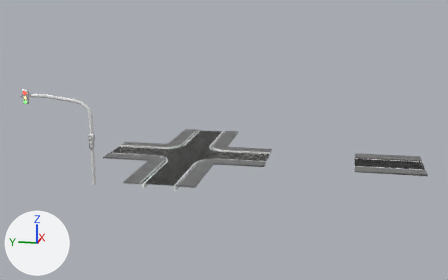
Before and after pictures for a commit that changed the Blender file Diseños Blender/calle con intersección.blend.
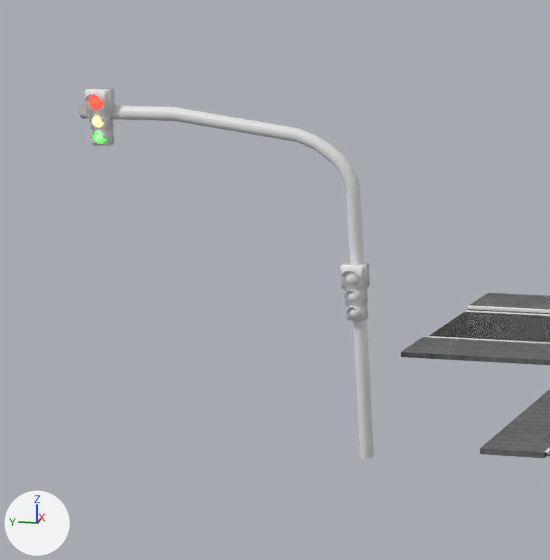
Each version is shown whole from a camera (50 mm lens) standing at (-34.79, -9.06, 9.64) and looking at (0.2, -2.06, 0.89), then close up on the part from 0% to 32% of the width and 24% to 75% of the height. The lights are fixed; the arrows at lower left show +X, +Y and +Z.
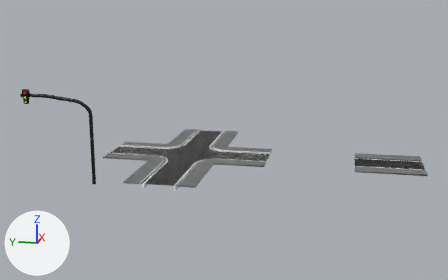
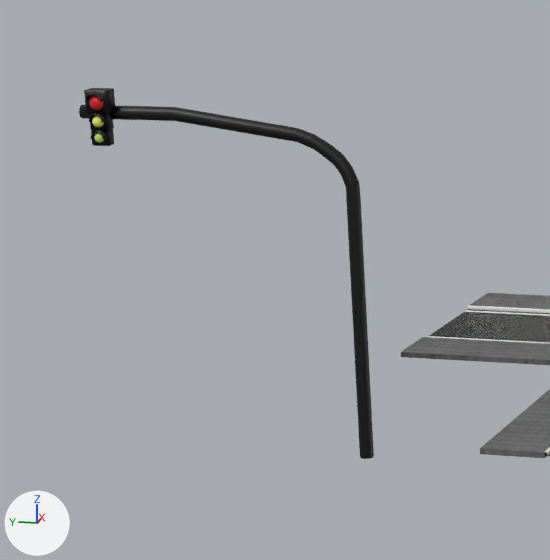
Where the newer file only moved an object's origin or applied its transform, the numbers keep the older frame.

The change, as a diff of the scene's bpy script:
```diff
--- a/Diseños Blender/calle con intersección.blend.py
+++ b/Diseños Blender/calle con intersección.blend.py
@@ me_cylinder @@
 me_cylinder.from_pydata(...)  # 8128 vertices, 8066 faces; spans x -1.0..1.0, y -1.0..41.2, z -1.0..1.6
 # used by ob_cylinder; location = (0.0, 6.16, -0.17); scale = (0.109, 0.109, 2.11)
+# me_cylinder part 1: texture (UV) coordinates of 8066 of 8066 faces, centred in x -1.0..1.0, y -1.0..41.2, z -1.0..1.6, changed; they spanned u 0.0..1.0, v 0.01..1.0 and now span u 0.42..0.42, v 0.28..0.28
+me_cylinder.materials.append(mat_paleta_de_colores)  # picture img_paleta_de_colores_jpg
@@ me_cube @@
 me_cube.from_pydata(...)  # 279 vertices, 298 faces; spans x -1.68..1.0, y -1.0..1.0, z -3.81..1.0
 # used by ob_cube; location = (-0.11, 10.29, 3.38); scale = (0.129, 0.184, 0.184)
+# me_cube part 2: texture (UV) coordinates of 298 of 298 faces, centred in x -1.68..1.0, y -1.0..1.0, z -3.81..1.0, changed; they spanned u 0.0..0.88, v 0.0..1.0 and now span u 0.39..0.39, v 0.3..0.3
+me_cube.materials.append(mat_paleta_de_colores)  # picture img_paleta_de_colores_jpg
@@ me_sphere @@
 me_sphere.from_pydata(...)  # 482 vertices, 512 faces; spans x -1.0..1.0, y -1.0..1.0, z -1.0..1.0
 # used by ob_sphere; location = (-0.23, 10.29, 3.37); scale = (0.0878, 0.121, 0.121)
-me_sphere.materials.append(mat_material_006)  # orange #e75c07
+# me_sphere part 3: texture (UV) coordinates of 512 of 512 faces, centred in x -0.98..0.98, y -0.98..0.98, z -0.99..0.99, changed; they spanned u 0.0..1.0, v 0.0..1.0 and now span u 0.41..0.41, v 0.05..0.05
+me_sphere.materials.append(mat_paleta_de_colores)  # picture img_paleta_de_colores_jpg
@@ me_sphere_001 @@
 me_sphere_001.from_pydata(...)  # 482 vertices, 512 faces; spans x -1.0..1.0, y -1.0..1.0, z -1.0..1.0
 # used by ob_sphere_001; location = (-0.23, 10.29, 3.07); scale = (0.0685, 0.0946, 0.0946)
-me_sphere_001.materials.append(mat_material_005)  # white #e7e7e7
+# me_sphere_001 part 4: texture (UV) coordinates of 512 of 512 faces, centred in x -0.98..0.98, y -0.98..0.98, z -0.99..0.99, changed; they spanned u 0.0..1.0, v 0.0..1.0 and now span u 0.08..0.08, v 0.9..0.9
+me_sphere_001.materials.append(mat_paleta_de_colores)  # picture img_paleta_de_colores_jpg
@@ me_sphere_002 @@
 me_sphere_002.from_pydata(...)  # 482 vertices, 512 faces; spans x -1.0..1.0, y -1.0..1.0, z -1.0..1.0
 # used by ob_sphere_002; location = (-0.23, 10.29, 2.81); scale = (0.0589, 0.0813, 0.0813)
-me_sphere_002.materials.append(mat_material_004)  # white #e7e7e7
+# me_sphere_002 part 5: texture (UV) coordinates of 512 of 512 faces, centred in x -0.98..0.98, y -0.98..0.98, z -0.99..0.99, changed; they spanned u 0.0..1.0, v 0.0..1.0 and now span u 0.74..0.74, v 0.16..0.16
+me_sphere_002.materials.append(mat_paleta_de_colores)  # picture img_paleta_de_colores_jpg
@@ ob_cube_001 @@
-ob_cube_001 = bpy.data.objects.new('Cube.001', me_cube_004)
@@ ob_sphere_003 @@
-ob_sphere_003 = bpy.data.objects.new('Sphere.003', me_sphere_006)
@@ ob_sphere_004 @@
-ob_sphere_004 = bpy.data.objects.new('Sphere.004', me_sphere_007)
@@ ob_sphere_005 @@
-ob_sphere_005 = bpy.data.objects.new('Sphere.005', me_sphere_008)
```

What differs and where, as boxes (x1, y1, x2, y2) in the close-ups (550 x 560 px):
'Cylinder', recoloured, surface changed (grey to black)
    both: (79, 105, 374, 459)
'Cube', recoloured, surface changed (grey to black)
    both: (84, 88, 115, 146)
'Cube.001', deleted
    before: (340, 262, 370, 321)
'Sphere', recoloured, surface changed
    both: (89, 95, 103, 110)
'Sphere.003', deleted
    before: (345, 271, 359, 286)
'Sphere.001', recoloured, surface changed
    both: (92, 115, 104, 127)
'Sphere.004', deleted
    before: (348, 291, 359, 303)
'Sphere.005', deleted
    before: (349, 308, 359, 318)
'Sphere.002', recoloured, surface changed
    both: (94, 133, 104, 143)
